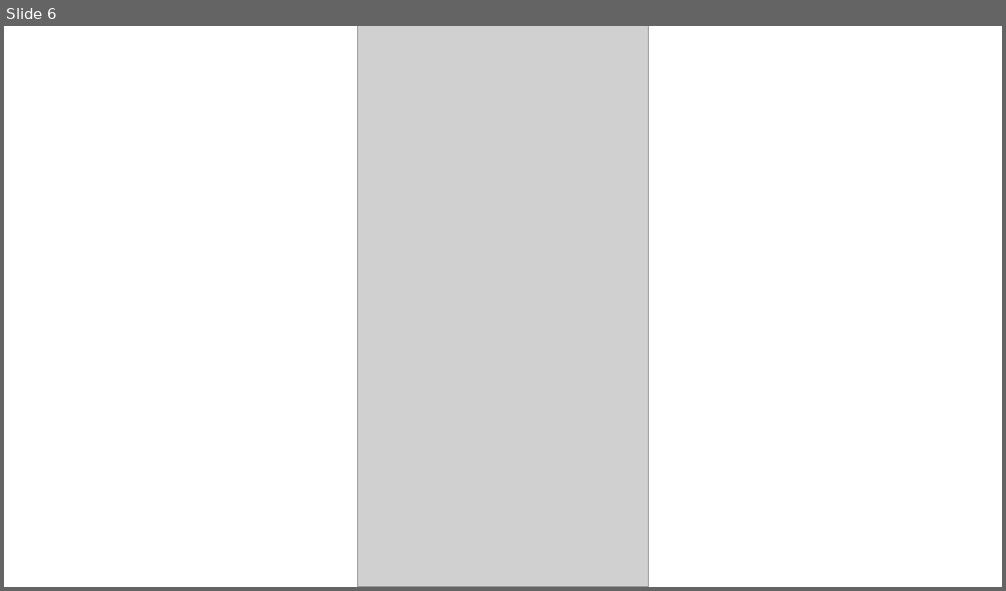
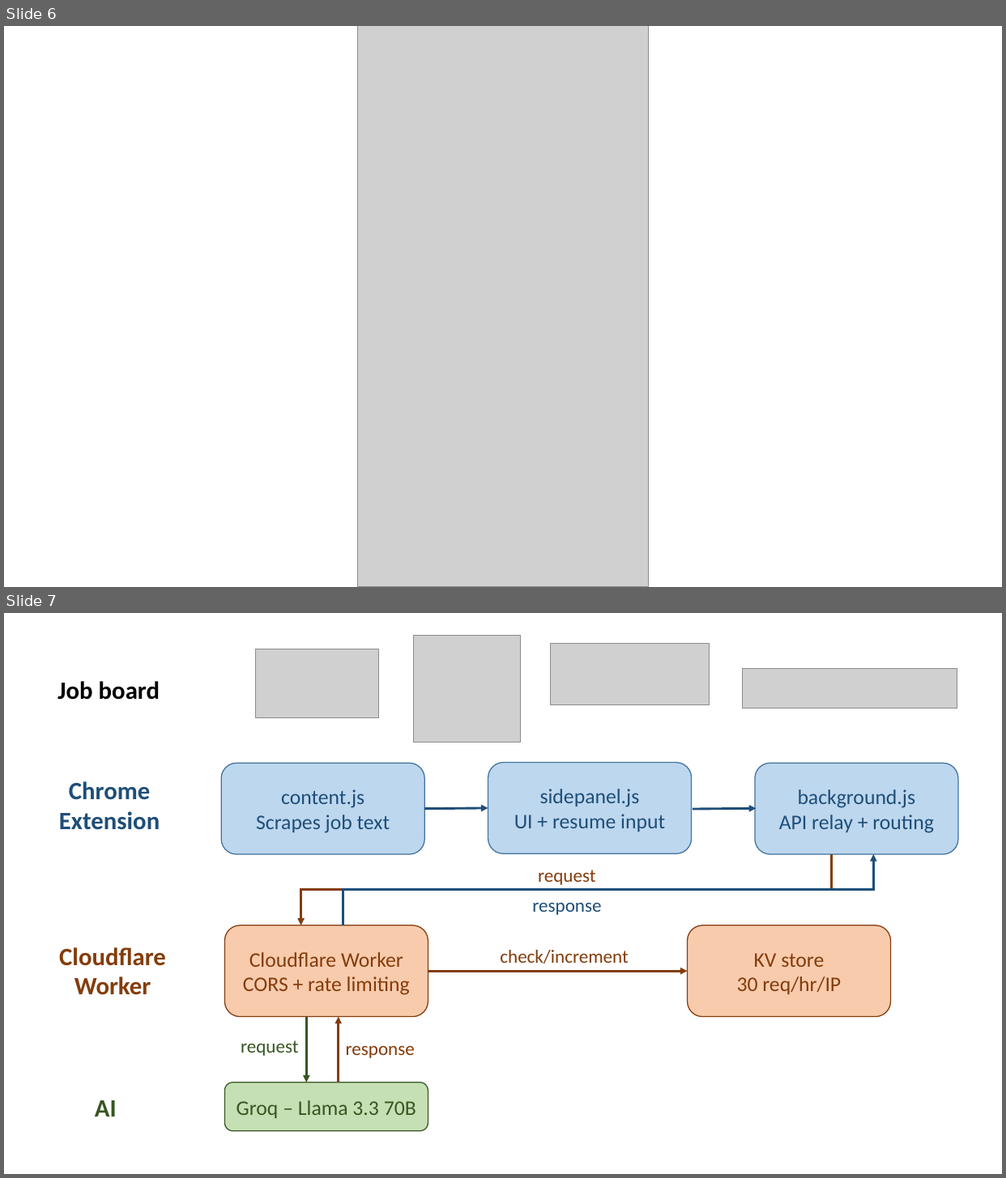
Before and after one commit to kpnguyen21/job-fit, a slide deck: figures/UI.pptx. Shown one above the other, each under a label of ours: slide 6 before the commit, slides 6 and 7 after it. The pictures are 1006x591 and 1006x1178 pixels, drawn with LibreOffice and Linux fonts; fonts in the diff are those of the drawing; grey boxes stand for pictures. Boxes give left, top, right and bottom in pixels: in the first picture for what was removed or moved away, otherwise in the second. Text is boxed around its words. In the diff, an @@ line names an element or a change of style, - is before the commit and + after.

```diff
--- a/figures/UI.pptx
+++ b/figures/UI.pptx
@@ slide 7 added at (4,613,1002,1174), background #FFFFFF @@
@@ picture added at (414,636,520,742) @@
@@ picture added at (256,649,379,718) @@
@@ picture added at (551,644,710,705) @@
@@ text added at (57,681,160,700), 24 pt, text #000000, bold @@
+Job board
@@ picture added at (743,668,957,709) @@
@@ text added at (59,781,160,830), 24 pt, text #1F4E79, bold @@
+Chrome
+Extension
@@ rounded rectangle added at (221,764,424,855), fill #BDD7EE, outline #43739E 1 pt, 20 pt, text #1F4E79 @@
+content.js
+Scrapes job text
@@ rounded rectangle added at (488,763,692,854), fill #BDD7EE, outline #43739E 1 pt, 20 pt, text #1F4E79 @@
+sidepanel.js
+UI + resume input
@@ rounded rectangle added at (755,764,958,855), fill #BDD7EE, outline #43739E 1 pt, 20 pt, text #1F4E79 @@
+background.js
+API relay + routing
@@ arrow added from (424, 809) to (488, 808), #1F4E79 2.25 pt @@
@@ arrow added from (692, 809) to (756, 808), #1F4E79 2.25 pt @@
@@ elbow arrow added from (831, 855) to (301, 926), #843C0B 2.25 pt @@
@@ elbow arrow added from (343, 926) to (874, 855), #1F4E79 2.25 pt @@
@@ text added at (538,870,595,885), 18 pt, text #843C0B @@
+request
@@ text added at (532,902,601,915), 18 pt, text #1F4E79 @@
+response
@@ rounded rectangle added at (225,926,428,1017), fill #F8CBAD, outline #843C0B 1 pt, 20 pt, text #843C0B @@
+Cloudflare Worker
+CORS + rate limiting
@@ rounded rectangle added at (688,926,891,1017), fill #F8CBAD, outline #843C0B 1 pt, 20 pt, text #843C0B @@
+KV store
+30 req/hr/IP
@@ text added at (59,948,166,995), 24 pt, text #843C0B, bold @@
+Cloudflare
+Worker
@@ text added at (500,950,628,964), 18 pt, text #843C0B @@
+check/increment
@@ arrow added from (428, 972) to (688, 972), #843C0B 2.25 pt @@
@@ arrow added from (306, 1017) to (306, 1082), #385723 2.25 pt @@
@@ arrow added from (339, 1082) to (339, 1017), #843C0B 2.25 pt @@
@@ text added at (241,1041,298,1056), 18 pt, text #385723 @@
+request
@@ text added at (346,1046,415,1059), 18 pt, text #843C0B @@
+response
@@ rounded rectangle added at (225,1082,428,1131), fill #C5E0B4, outline #385723 1 pt, 20 pt, text #385723 @@
+Groq – Llama 3.3 70B
@@ text added at (95,1101,117,1117), 24 pt, text #385723, bold @@
+AI
```
Also in this commit, not shown: 1 other file.
